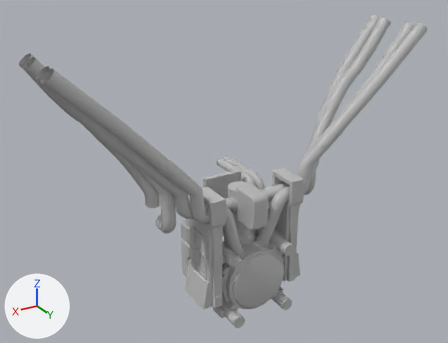
Two versions of the FBX model Static Meshes/Trap/Trap Tower/SM_Trap_Tower.fbx, one commit apart.
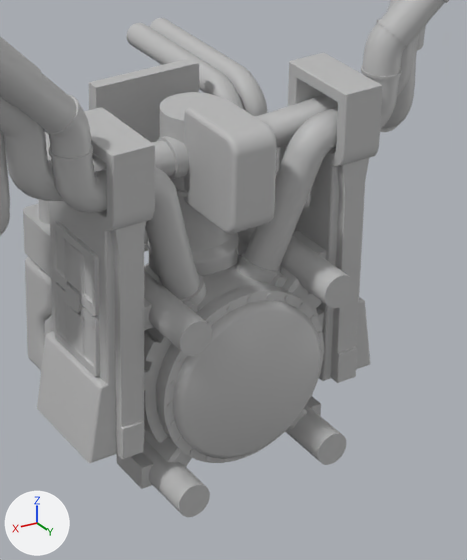
Each version is shown whole from a 50 mm camera at (43.1, 50.8, 28.9) aimed at (8.8, -6.4, 0.3), then close up on the part from 39% to 74% of the width and 44% to 100% of the height. The axes (+X, +Y, +Z) are drawn at lower left. The lights are the same throughout. Where no turn or scale is listed for an object, it has been applied to the vertices. Vertices at the same position are counted once.

Script lines for the objects in view, before the commit:
```python
me_mesh = bpy.data.meshes.new('Mesh')
me_mesh.from_pydata(...)  # 18154 vertices, 35234 faces; spans x -13.8..30.4, y -14.4..1.9, z -15.4..16.6
me_mesh.materials.append(mat_lambert1)  # grey #bcbcbc
ob_trap_tower = bpy.data.objects.new('Trap_tower', me_mesh)
ob_trap_tower.location = (0.0, 0.0, 0.0)
```
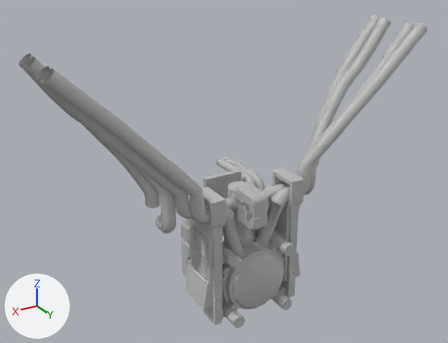
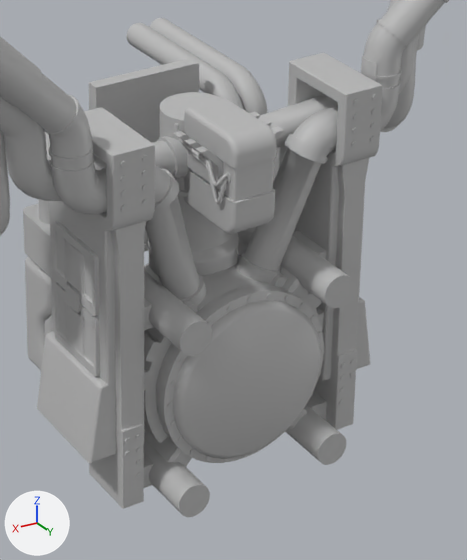
Location of each change, (x1, y1, x2, y2) in pixels of the close-ups (467 x 560 px):
```json
{"part": 1, "of": "me_mesh", "change": "added", "after": [175, 123, 228, 204]}
{"part": 2, "of": "me_mesh", "change": "added", "after": [174, 124, 228, 187]}
{"part": 3, "of": "me_mesh", "change": "added", "after": [250, 112, 284, 140]}
{"part": 4, "of": "me_mesh", "change": "added", "after": [174, 131, 223, 190]}
{"part": 5, "of": "me_mesh", "change": "built on", "before": [5, 48, 414, 489], "after": [5, 48, 414, 509]}
```

Edits to the scene script, one JSON object a line:
```json
{"block": "me_mesh", "where": "# used by ob_trap_tower; location = (0.0, 0.0, 0.0)"}
{"op": "remove", "block": "me_mesh", "code": "me_mesh.from_pydata(...)  # 18154 vertices, 35234 faces; spans x -13.8..30.4, y -14.4..1.9, z -15.4..16.6"}
{"op": "add", "block": "me_mesh", "code": "me_mesh.from_pydata(...)  # 21164 vertices, 40374 faces; spans x -13.8..30.4, y -14.4..1.9, z -15.4..16.6"}
{"block": "me_mesh", "change": "me_mesh part 1: a new loose piece of 384 vertices spanning x 9.2..9.7, y -2.9..0.2, z -3.0..-0.7, in mat_lambert1 (grey #bcbcbc)"}
{"block": "me_mesh", "change": "me_mesh part 2: a new loose piece of 348 vertices spanning x 9.2..9.8, y -2.8..0.2, z -2.2..-0.6, in mat_lambert1 (grey #bcbcbc)"}
{"block": "me_mesh", "change": "me_mesh part 3: a new loose piece of 144 vertices spanning x 6.4..7.4, y -2.4..-0.2, z -2.5..-0.7, in mat_lambert1 (grey #bcbcbc)"}
{"block": "me_mesh", "change": "me_mesh part 4: a new loose piece of 144 vertices spanning x 9.2..10.2, y -2.4..-0.2, z -2.5..-0.7, in mat_lambert1 (grey #bcbcbc)"}
{"block": "me_mesh", "change": "me_mesh part 5: 341 vertices moved from x 0.6..16.0, y -2.4..0.3, z -15.1..0.1 to x 0.6..16.0, y -2.4..0.3, z -15.1..0.0; 234 vertices removed from x -0.8..17.4, y -2.5..0.2, z -12.8..0.4; 896 vertices added at x -0.8..17.4, y -2.8..0.7, z -15.1..1.0"}
```
